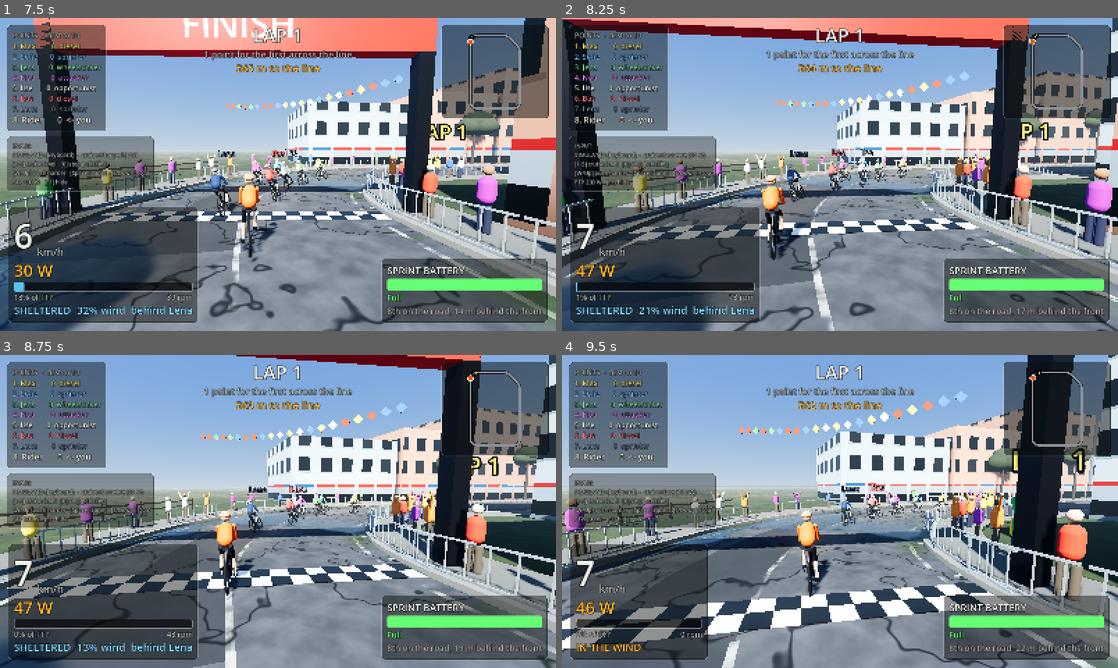
Above: before the commit, frames 1-4 (two rows, left to right).
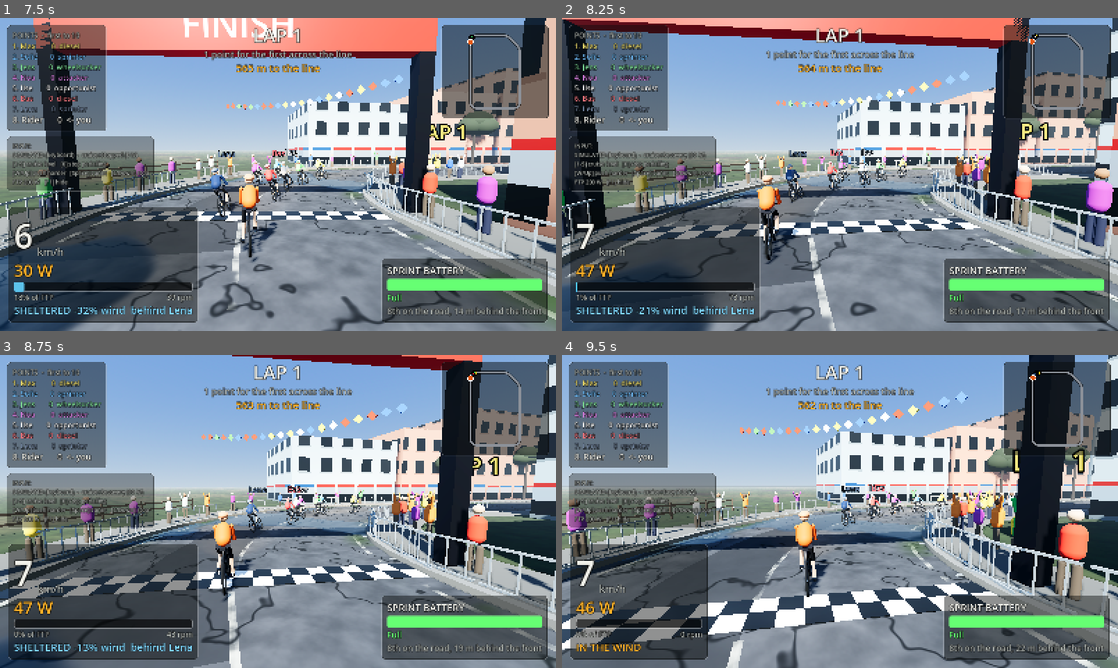
Above: after the commit, the same moments.

Repository: Arjan-N/deadpedal
Game: Godot game, scene res://scenes/race/criterium.tscn
The game is run twice, just before and just after one commit, with the same random seed, the same clock (stepped at 60 frames per second) and the same inputs. This scene is started directly instead of the project's main scene.
Inputs:
- Up to frame 1 (7.5 s): tap Enter at 0.5 s; hold Up 0.53-1.28 s; tap 0 (sim_cruise_0) at 0.6, 7.35 s; hold Down 1.28-2.03 s; tap 1 (sim_cruise_1) at 1.35 s; hold Up 2.03-3.53 s; tap 2 (sim_cruise_2) at 2.1 s; tap 3 (sim_cruise_3) at 2.85 s; hold Down 3.53-5.78 s; tap 4 (sim_cruise_4) at 3.6 s; tap 5 (sim_cruise_5) at 4.35 s; hold W (sim_push_harder) 5.03-5.78 s; hold Up from 5.78 s (still down); tap Space (sim_sprint) at 5.85 s; hold S (sim_stop_pedalling) 6.53-7.28 s
- Up to frame 2 (8.25 s): release Up at 8.03 s; hold Down from 8.03 s (still down); tap 1 (sim_cruise_1) at 8.1 s
- Up to frame 3 (8.75 s): keep holding Down
- Up to frame 4 (9.5 s): keep holding Down; tap 2 (sim_cruise_2) at 8.85 s

Frame 1 is identical in both runs. In frame 2, 3.0% of the frame differs, in the area x 0-100%, y 0-100%; in frame 3, 7.2%; in frame 4, 8.3%.

Commit message:
Criterium: computer riders hold wheels with real physics
They now add the power needed to accelerate their mass when matching a
wheel, and make a short hard effort to get back on when they've just lost
it (< 15 m). With a steady rider, 5+ riders stay within 25 m of you about
70% of the time (was ~50%), and they sit on your wheel more.

Co-Authored-By: Claude Opus 5.5 <noreply@anthropic.com>
Claude-Session: https://claude.ai/code/session_015sXx1hb8YNv8J1gFesS756

Diff:
--- a/scripts/cyclist/cyclist_controller.gd
+++ b/scripts/cyclist/cyclist_controller.gd
@@ -248,6 +248,14 @@
 	return ride_model.effort_for_speed(target_speed, slipstream)
 
 
+## Extra effort needed to accelerate at `accel` (m/s^2) at the current speed
+## (0 for the arcade model, where speed follows effort directly).
+func effort_to_accelerate(accel: float) -> float:
+	if physics == null:
+		return 0.0
+	return physics.mass_kg * accel * maxf(speed, physics.min_drive_speed) / (1.6 * physics.reference_ftp)
+
+
 ## The steady speed an effort gives, riding alone.
 func speed_for_effort(e: float) -> float:
 	return physics.speed_for_effort(e) if physics else ride_model.target_speed(e)
--- a/scripts/race/race_bot.gd
+++ b/scripts/race/race_bot.gd
@@ -144,14 +144,21 @@
 			return clampf((chase_effort if chasing else front_effort) + _noise, 0.03, 1.0)
 		# Sit on the wheel ahead: match their speed, closing any gap.
 		var desired := _seen_speed + clampf((gap - wheel_gap) * 0.6, -2.5, 3.0)
-		effort = rider.effort_for_speed(desired, rider.draft_bonus_override) + 0.15 * (desired - rider.speed)
+		# The power to hold that speed, plus the power to accelerate (or ease
+		# off) towards it - with real inertia, closing a gap takes a hard
+		# effort, not a slightly harder one.
+		var accel := clampf((desired - rider.speed) * 0.8, -1.0, 1.2)
+		effort = rider.effort_for_speed(desired, rider.draft_bonus_override) + rider.effort_to_accelerate(accel) \
+			+ 0.15 * (desired - rider.speed)
 		# Touch the brakes rather than ride into the wheel ahead.
 		if gap < wheel_gap * 0.6 and rider.speed > _seen_speed:
 			rider.bot_brake = 1.5
 		# How hard they'll chase a gap.
 		var cap := chase_effort + (0.1 if contesting else 0.0)
 		if gap < 4.0:
-			cap = 1.0  # just following
+			cap = 1.3  # just following (surges included)
+		elif gap < 15.0 and battery > 0.15:
+			cap = 1.2  # just lost the wheel: a short hard effort to get back on
 		effort = minf(effort, cap)
 		# A wheelsucker never wants to be the one closing a gap.
 		if personality == Personality.WHEELSUCKER and gap > 8.0 and not contesting:
